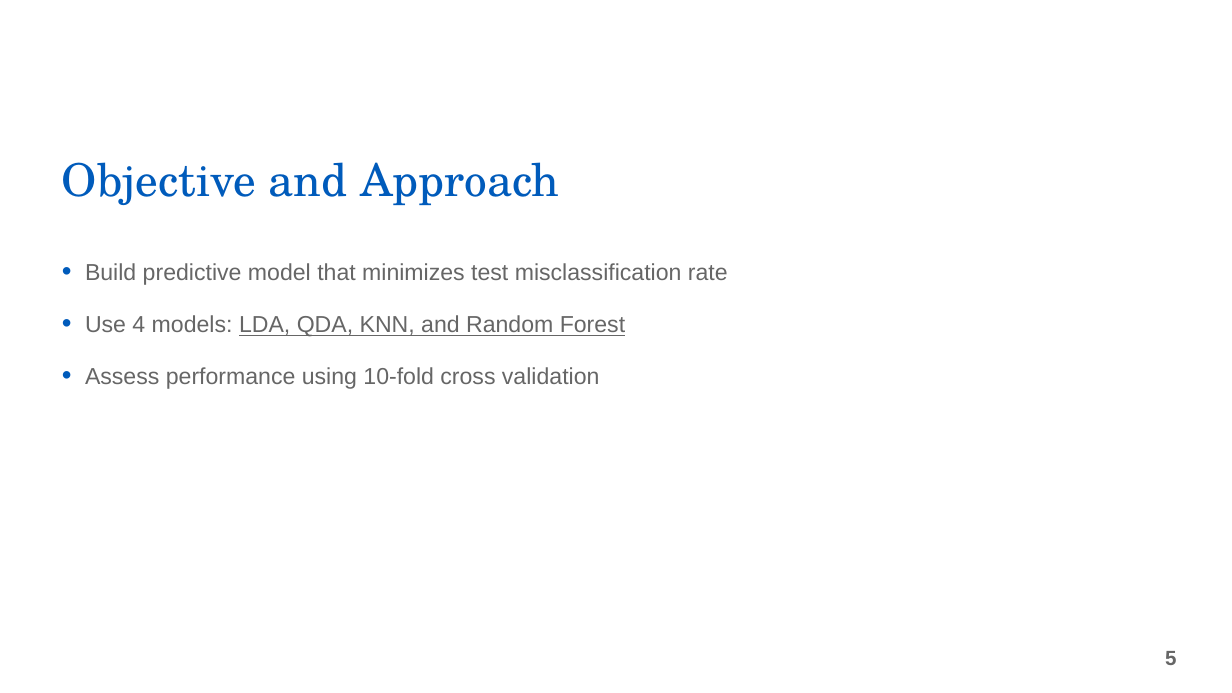
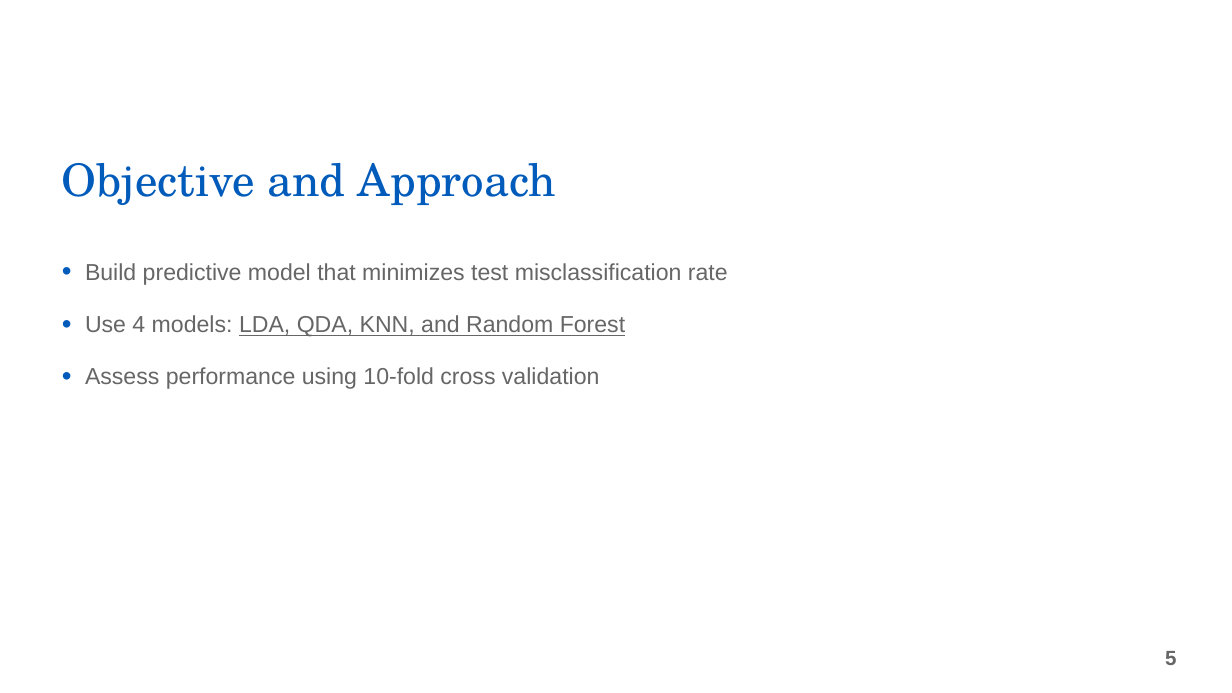
Before and after one commit to thanickcruz/buffalo_crime, a slide deck: slide 3 of EAS508-Presentation.pptx. Drawn at 1232x693 pixels with LibreOffice and Linux fonts; fonts in the diff are those of the drawing; background and template pictures are left out. Boxes give left, top, right and bottom in pixels: in the first picture for what was removed or moved away, otherwise in the second. Text is boxed around its words. In the diff, an @@ line names an element or a change of style, - is before the commit and + after.

```diff
--- a/EAS508-Presentation.pptx
+++ b/EAS508-Presentation.pptx
@@ title "Objective and Approach" at (62, 163, 556, 205): size 35.3 to 35 pt @@
```
Also in this commit, not shown: 17 other slides changed.
